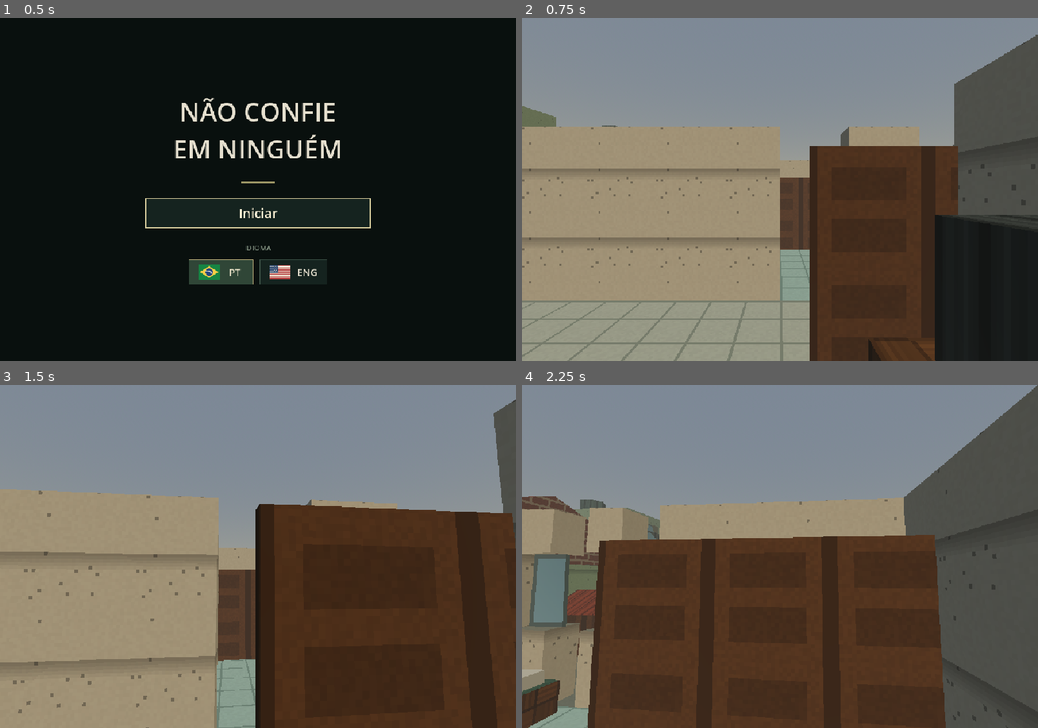
Above: before the commit, frames 1-4 (two rows, left to right).
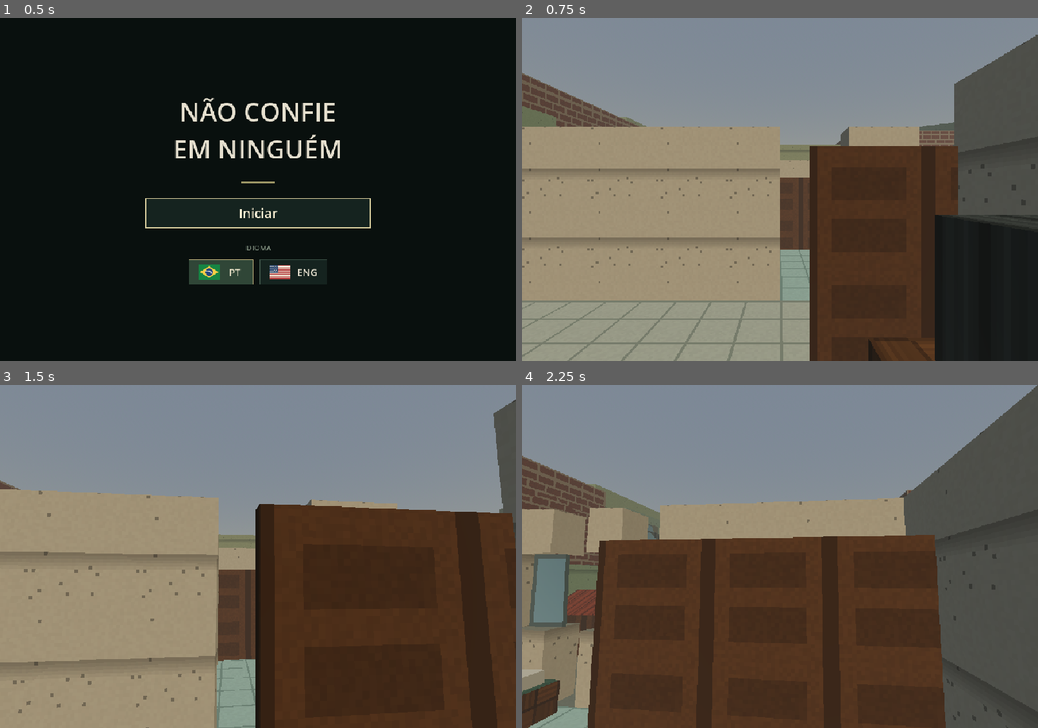
Above: after the commit, the same moments.

Repository: MatheusFSD/nao-confie-em-ninguem
Game: Godot game, scene res://scenes/menu_inicial.tscn
The game is run twice, just before and just after one commit, with the same random seed, the same clock (stepped at 60 frames per second) and the same inputs.
Inputs (mouse positions are in pixels of both pictures, inside the frame that each line leads up to):
- Up to frame 1 (0.5 s): no input
- Up to frame 2 (0.75 s): click "Iniciar" at 0.5 s
- Up to frame 3 (1.5 s): tap Enter at 1.25 s; move the mouse to (283, 556) at 1.27 s; hold W (andar_frente) from 1.28 s (still down); hold Shift (correr) from 1.28 s (still down)
- Up to frame 4 (2.25 s): keep holding W (andar_frente); tap Space at 1.52 s; move the mouse to (754, 556) at 2.02 s; release Shift (correr) at 2.03 s; tap Tab at 2.1 s

Frame 1 is identical in both runs. In frame 2, 2.3% of the frame differs, in the area x 0-84%, y 15-42%; in frame 3, 0.3%; in frame 4, 1.7%.

Commit message:
Fecha o quarteirao, alarga a calcada e refaz as marquises
O "telha" do mapa 2D era desenhado como chão: virava um plano vermelho vazio
brigando por z-fighting. Agora cada área de telhado levanta prédios com laje,
caixa-d'água e telhado, fechando o horizonte. Calçadas passam de 1 m para 2,4 m
(pista segue em 8 m). Marquise vira laje de concreto com testeira pintada e
tirantes, sobre vitrine com peitoril e divisões.

Co-Authored-By: Claude Opus 5 <noreply@anthropic.com>

Diff:
--- a/godot/scripts/mundo3d.gd
+++ b/godot/scripts/mundo3d.gd
@@ -11,11 +11,15 @@
 const Carro3D := preload("res://scripts/carro3d.gd")
 ## 32 pixels do mapa 2D = 1 metro.
 const ESCALA := 1.0 / 32.0
-## A rua do mapa 2D tem 4 m: estreita demais em primeira pessoa. Em 3D a faixa de
-## asfalto é esticada e tudo que vem depois dela é empurrado junto.
+## O mapa 2D é apertado para a primeira pessoa: calçadas de 1 m e pista de 4 m.
+## Em 3D cada faixa é esticada e o que vem depois é empurrado junto.
+## Cada trecho: [início em metros, fim, largura nova].
+const FAIXAS := [
+	[19.0, 20.0, 2.4],  # calçada da casa
+	[20.0, 24.0, 8.0],  # pista
+	[24.0, 25.0, 2.4],  # calçada oposta
+]
 const RUA_INICIO := 20.0
-const RUA_FIM := 24.0
-const RUA_LARGURA := 8.0
 const ALTURA_PAREDE := 2.6
 const ALTURA_MURO := 2.15
 const P := MalhaLowPoly.Peca
@@ -23,7 +27,7 @@
 const PISOS := {
 	"cimento": [P.CIMENTO, Color("cfd0c6")], "calcada": [P.CALCADA, Color("d8d8cf")],
 	"asfalto": [P.ASFALTO, Color("f0f2f4")], "sarjeta": [P.ASFALTO, Color("d8dcdf")],
-	"telha": [P.TELHA, Color("d6cdc4")], "taco": [P.TACO, Color("d9cbb6")],
+	"taco": [P.TACO, Color("d9cbb6")],
 	"ceramica_bege": [P.AZULEJO, Color("dcd6c2")], "azulejo_banheiro": [P.AZULEJO, Color("cfe0dc")],
 	"azulejo_verde": [P.AZULEJO, Color("c6ddd0")], "ladrilho_floral": [P.AZULEJO, Color("ded7c4")],
 	"grama_rala": [P.FOLHA, Color("bdd0ae")], "terra": [P.TERRA, Color("d3c4ae")],
@@ -51,13 +55,18 @@
 	mapa.queue_free()
 	jogador.global_position = inicio + Vector3(0, 0.1, 0)
 
-## Alarga a rua sem mexer no mapa 2D: antes dela nada muda, dentro dela estica,
-## depois dela desloca o quarteirão inteiro.
+## Alarga calçadas e pista sem mexer no mapa 2D: antes nada muda, dentro de cada
+## faixa estica, e o que vem depois é deslocado pelo total já esticado.
 func alongar(z: float) -> float:
-	if z <= RUA_INICIO: return z
-	var original := RUA_FIM - RUA_INICIO
-	if z >= RUA_FIM: return z + (RUA_LARGURA - original)
-	return RUA_INICIO + (z - RUA_INICIO) * (RUA_LARGURA / original)
+	var saida := z
+	for faixa: Array in FAIXAS:
+		var inicio: float = faixa[0]
+		var fim: float = faixa[1]
+		var nova: float = faixa[2]
+		var extra: float = nova - (fim - inicio)
+		if z >= fim: saida += extra
+		elif z > inicio: saida += (z - inicio) / (fim - inicio) * extra
+	return saida
 
 func em_metros(px: Vector2) -> Vector3:
 	return Vector3(px.x * ESCALA, 0.0, alongar(px.y * ESCALA))
@@ -73,6 +82,9 @@
 	# 7 cm acima do cimento: com 2 cm o encaixe de vértices do PS1 fazia as duas
 	# camadas brigarem (z-fighting) no chão da casa.
 	construir_pisos(mapa.get_node("PisosCasa"), 0.07)
+	# No mapa 2D, "telha" é telhado visto de cima. Em 3D vira quarteirão
+	# construído: se ficasse como chão, seria um plano vermelho vazio.
+	construir_quadra_vizinha(mapa.get_node("Pisos"))
 	construir_meio_fio(mapa.get_node("Detalhes"))
 	construir_paredes(mapa.get_node("Paredes"))
 	construir_quarteirao(mapa.get_node("Limites"))
@@ -189,6 +201,32 @@
 	var centro := origem + Vector3(tamanho.x, 0, tamanho.z) / 2.0
 	var vidro_origem := Vector3(origem.x, 1.0, centro.z - 0.03) if no_eixo_x else Vector3(centro.x - 0.03, 1.0, origem.z)
 	malha_cenario.caixa(vidro_origem, vidro_tamanho, Color("cfe0e4"), Color("cfe0e4"), P.VIDRO, P.VIDRO)
+
+## Onde o mapa 2D mostra telhado, o 3D levanta prédios: casas coladas umas nas
+## outras, cada uma com sua altura e laje. Assim o horizonte fecha e não sobra
+## aquele chão vermelho sem nada.
+func construir_quadra_vizinha(pisos: TileMapLayer) -> void:
+	var celula: int = pisos.tile_set.tile_size.x
+	var telhados := {}
+	for cel: Vector2i in pisos.get_used_cells():
+		var dados := pisos.get_cell_tile_data(cel)
+		if dados == null: continue
+		if nome_base(String(dados.get_custom_data("nome"))) == "telha": telhados[cel] = true
+	var indice := 0
+	for r: Rect2i in retangulos(telhados):
+		var a := area(Vector2(r.position) * celula, Vector2(r.size) * celula)
+		var ao_longo_de_x := a.size.x >= a.size.y
+		var comprimento: float = a.size.x if ao_longo_de_x else a.size.y
+		var passos := maxi(1, int(round(comprimento / 6.5)))
+		for i in passos:
+			indice += 1
+			var fatia := Vector2(a.size.x / passos, a.size.y) if ao_longo_de_x else Vector2(a.size.x, a.size.y / passos)
+			var canto := a.position + (Vector2(fatia.x * i, 0.0) if ao_longo_de_x else Vector2(0.0, fatia.y * i))
+			# Quadras grandes viram uma fileira de casas de até 10 m de fundo.
+			var profundidade := minf(fatia.y if ao_longo_de_x else fatia.x, 10.0)
+			if ao_longo_de_x: fatia.y = profundidade
+			else: fatia.x = profundidade
+			rua.bloco(canto, fatia, indice)
 
 ## Quarteirão: em vez de blocos cegos, fachadas de casas, bares e comércio.
 func construir_quarteirao(limites: Node2D) -> void:
@@ -341,7 +379,8 @@
 ## Pedestres nas calçadas, a irmã perto de casa e carros nas duas faixas.
 func povoar(transito: Node2D) -> void:
 	var calcadas := [alongar(19.5), alongar(24.5)]
-	var faixas := [RUA_INICIO + RUA_LARGURA * 0.3, RUA_INICIO + RUA_LARGURA * 0.7]
+	# Uma faixa para cada sentido, dentro da pista já alargada.
+	var faixas := [alongar(21.0), alongar(23.0)]
 	if transito:
 		calcadas = [alongar(transito.calcada_casa_y * ESCALA), alongar(transito.calcada_oposta_y * ESCALA)]
 	for i in 6:
--- a/godot/scripts/rua3d.gd
+++ b/godot/scripts/rua3d.gd
@@ -19,6 +19,19 @@
 func _init(cenario: MalhaLowPoly, decoracao: MalhaLowPoly) -> void:
 	malha = cenario
 	adornos = decoracao
+
+## Casa sem fachada trabalhada: preenche o quarteirão ao fundo e fecha o horizonte.
+func bloco(canto: Vector2, tamanho: Vector2, indice: int) -> void:
+	var tijolo := indice % 4 == 2
+	var altura := 3.2 + float(indice % 4) * 0.8
+	var cor: Color = Color("cbb6a4") if tijolo else PINTURAS[indice % PINTURAS.size()]
+	var peca: int = P.TIJOLO if tijolo else P.PINTADO
+	malha.caixa(Vector3(canto.x, 0.0, canto.y), Vector3(tamanho.x, altura, tamanho.y), cor.darkened(0.12), cor, P.CIMENTO, peca)
+	if indice % 3 == 1:
+		malha.telhado(canto, tamanho, altura, 0.9, Color("d8c0b2"), cor, P.TELHA, peca)
+	else:
+		malha.caixa(Vector3(canto.x, altura, canto.y), Vector3(tamanho.x, 0.3, tamanho.y), cor.lightened(0.05), cor, P.CIMENTO, peca)
+		if indice % 2 == 0: caixa_agua(canto + tamanho * 0.5, altura + 0.3, indice)
 
 ## Uma casa da rua. `frente` é a direção para onde a fachada olha (±X ou ±Z).
 func modulo(canto: Vector2, tamanho: Vector2, frente: Vector3, indice: int) -> void:
@@ -60,14 +73,14 @@
 	placa(base + eixo * (porta_x - 0.55) + fora, eixo, frente, 1.1, 2.15, Color("6f6a60"), P.LISO)
 	placa(base + eixo * (porta_x - 0.45) + fora * 2.0, eixo, frente, 0.9, 2.05, Color("d9c4a6"), P.PORTA)
 	if comercio:
-		# Vitrine grande, marquise e letreiro: bar, mercadinho, botequim.
-		var vitrine := largura * 0.45
-		placa(base + eixo * (largura - vitrine - 0.4) + fora, eixo, frente, vitrine, 1.5, Color("cfe0e4"), P.VIDRO, 0.9)
-		var marquise_origem := base + eixo * 0.15 + frente * 0.02
-		var espessura := Vector3(largura - 0.3, 0.12, 1.0) if ao_longo_de_x else Vector3(1.0, 0.12, largura - 0.3)
-		var recuo := frente * 0.98
-		malha.caixa(marquise_origem + Vector3(0, 2.62, 0) + Vector3(minf(recuo.x, 0.0), 0, minf(recuo.z, 0.0)), espessura, Color("c7ccc6"), Color("b3b8b2"), P.METAL, P.METAL)
-		placa(base + eixo * 0.2 + fora * 3.0, eixo, frente, largura - 0.4, 0.55, LETREIROS[indice % LETREIROS.size()], P.LISO, 2.85)
+		# Vitrine baixa com peitoril, marquise apoiada em tirantes e letreiro na testeira.
+		var vitrine := largura * 0.5
+		var vitrine_x := largura - vitrine - 0.35
+		placa(base + eixo * (vitrine_x - 0.07), eixo, frente, vitrine + 0.14, 1.74, Color("6f6a60"), P.LISO, 0.56)
+		placa(base + eixo * vitrine_x + fora, eixo, frente, vitrine, 1.6, Color("cfe0e4"), P.VIDRO, 0.63)
+		for divisao in 2:
+			placa(base + eixo * (vitrine_x + vitrine * (0.33 + 0.34 * divisao)) + fora * 2.0, eixo, frente, 0.07, 1.6, Color("9aa0a2"), P.METAL, 0.63)
+		marquise(base, eixo, frente, largura, indice)
 	else:
 		for i in (2 if largura > 5.0 else 1):
 			var x := largura * (0.55 + 0.2 * i)
@@ -78,6 +91,32 @@
 		placa(base + eixo * 0.25 + fora, eixo, frente, largura - 0.5, 0.9, Color("b9bdb6"), P.METAL, 3.1)
 		for i in (2 if largura > 5.0 else 1):
 			janela(base + eixo * (largura * (0.3 + 0.35 * i)) + fora, eixo, frente, 0.9, 1.0, 3.3)
+
+## Marquise de concreto sobre a calçada, com tirantes e letreiro na testeira.
+func marquise(base: Vector3, eixo: Vector3, frente: Vector3, largura: float, indice: int) -> void:
+	var balanco := 1.25
+	var altura := 2.72
+	var ao_longo_de_x := absf(frente.z) > 0.5
+	# A laje avança para fora da parede; a origem recua quando a frente é negativa.
+	var avanco := frente * balanco
+	var canto := base + eixo * 0.12 + Vector3(minf(avanco.x, 0.0), altura, minf(avanco.z, 0.0))
+	var tamanho := Vector3(largura - 0.24, 0.16, balanco) if ao_longo_de_x else Vector3(balanco, 0.16, largura - 0.24)
+	malha.caixa(canto, tamanho, Color("d3d6cf"), Color("c0c4bd"), P.CIMENTO, P.CIMENTO)
+	# Testeira pintada com o nome do comércio (uma cor forte, à moda da época).
+	var testeira := frente * (balanco + 0.02)
+	var frente_canto := base + eixo * 0.12 + Vector3(testeira.x, altura + 0.16, testeira.z)
+	placa(frente_canto, eixo, frente, largura - 0.24, 0.46, LETREIROS[indice % LETREIROS.size()], P.LISO)
+	# Tirantes ligando a ponta da marquise à parede.
+	for lado: float in [0.35, largura - 0.5]:
+		var pe := base + eixo * lado + Vector3(avanco.x, altura, avanco.z)
+		var topo := base + eixo * lado + Vector3(0, altura + 0.75, 0)
+		var direcao := (topo - pe).normalized()
+		# Barra fina inclinada: duas faces bastam para ler como tirante.
+		# A normal é perpendicular à própria barra, não à fachada.
+		var lateral := eixo * 0.05
+		var normal := eixo.cross(direcao).normalized()
+		malha.quadrilatero(pe - lateral, pe + lateral, topo + lateral, topo - lateral, Color("9aa0a2"), P.METAL, normal)
+		malha.quadrilatero(topo - lateral, topo + lateral, pe + lateral, pe - lateral, Color("9aa0a2"), P.METAL, -normal)
 
 ## Retângulo colado na fachada (porta, vitrine, placa, guarda-corpo).
 func placa(origem: Vector3, eixo: Vector3, frente: Vector3, largura: float, altura: float, cor: Color, peca: int, base_y := 0.0) -> void:
